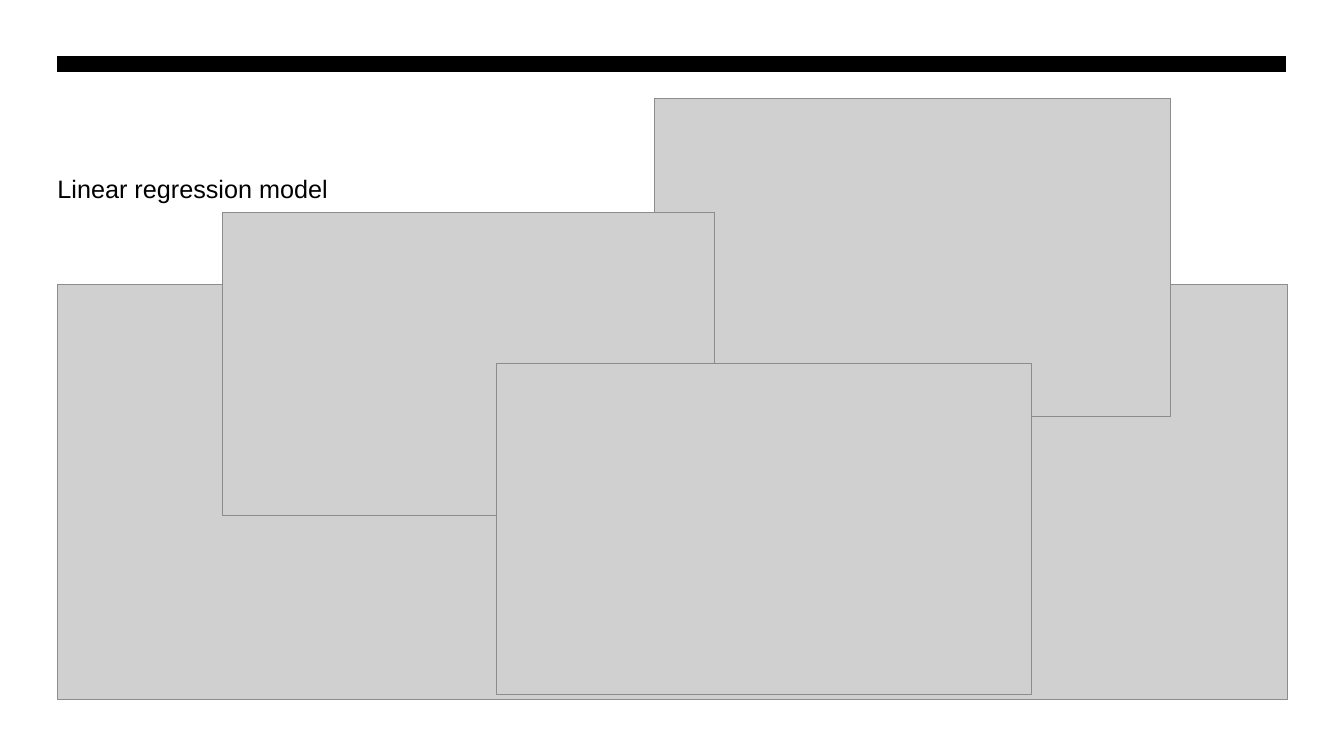
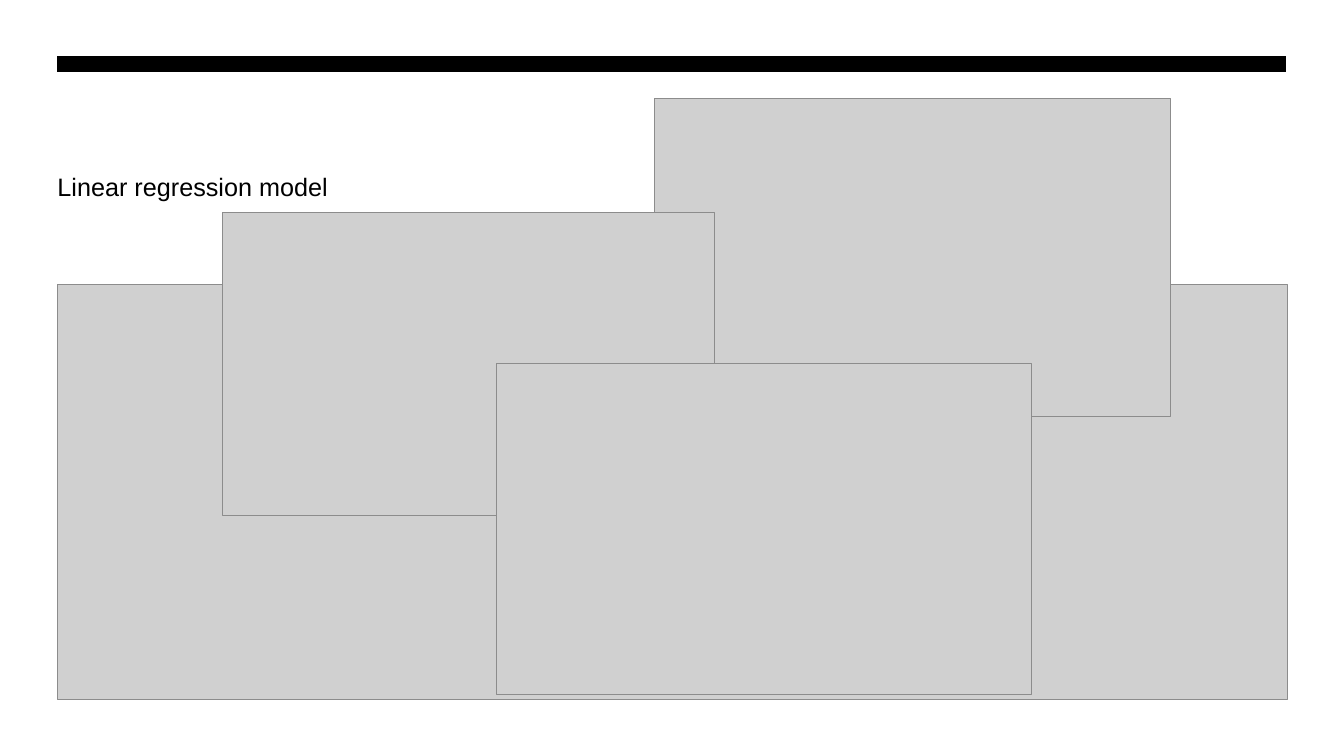
Before and after one commit to WiiLife/Data-project-in-R, a slide deck: slide 13 of ProjectPres.pptx. Drawn at 1344x756 pixels with LibreOffice and Linux fonts; fonts in the diff are those of the drawing; grey boxes stand for pictures. Boxes give left, top, right and bottom in pixels: in the first picture for what was removed or moved away, otherwise in the second. Text is boxed around its words. In the diff, an @@ line names an element or a change of style, - is before the commit and + after.

```diff
--- a/ProjectPres.pptx
+++ b/ProjectPres.pptx
@@ title "Linear regression model" at (x1=57, y1=177, x2=328, y2=202): line spacing 1 to 0.9 @@
```
Also in this commit, not shown: 4 other slides changed, 1 slide added, 1 slide removed, 3 other files.
